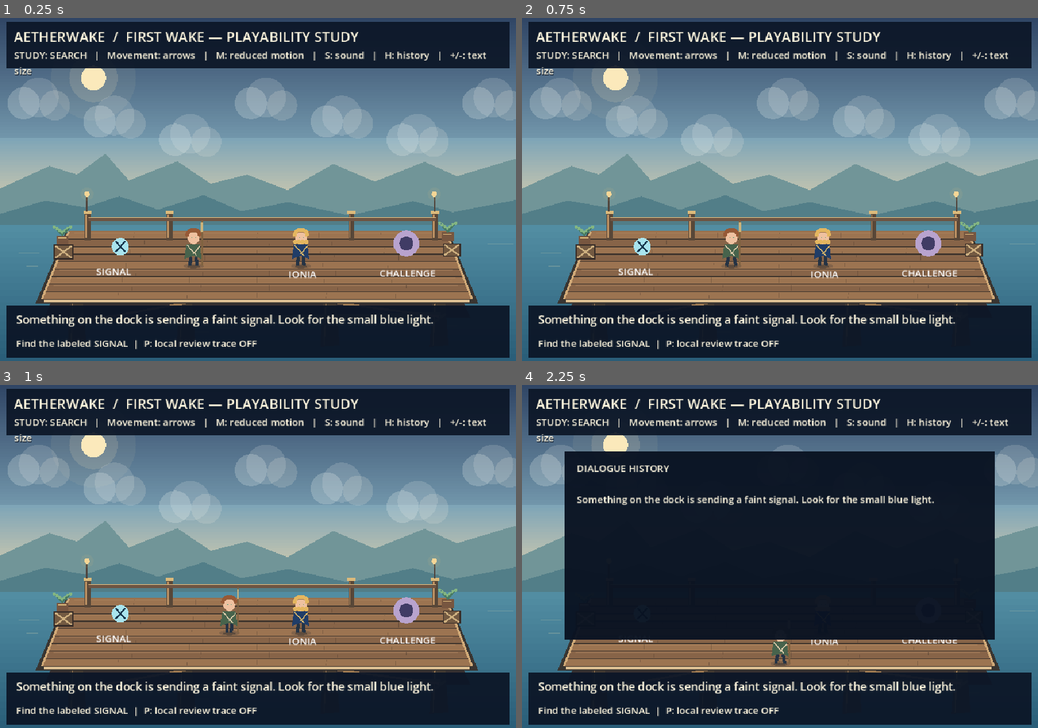
Above: before the commit, frames 1-4 (two rows, left to right).
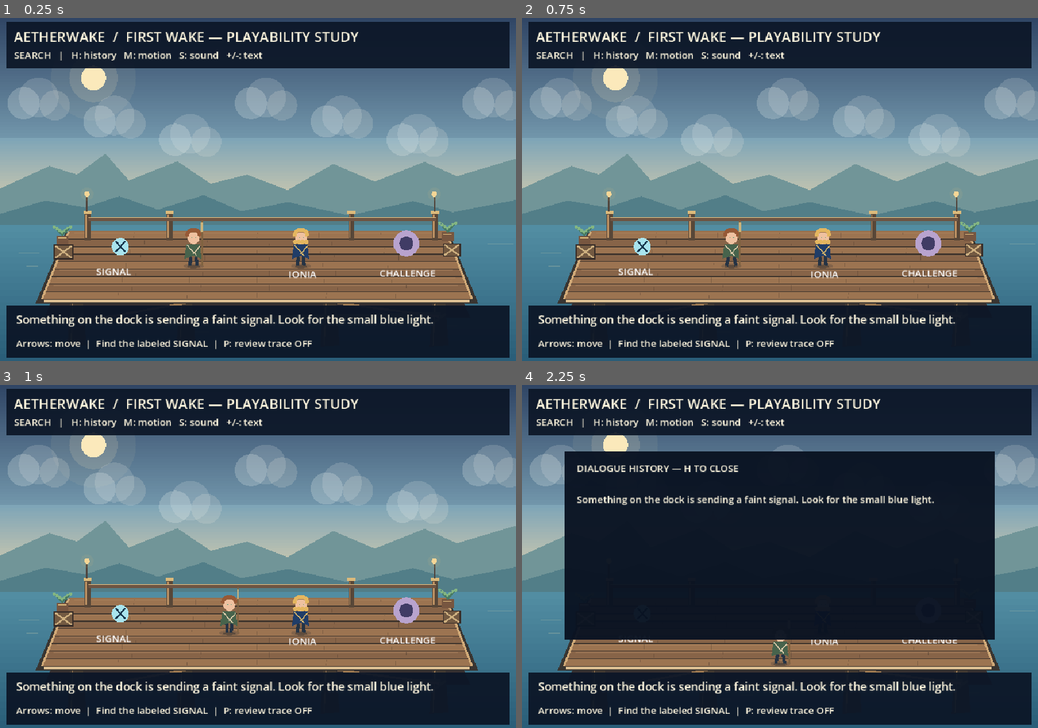
Above: after the commit, the same moments.

Repository: ndrorchestration/ToSailaStarrySky-jrpg
Game: Godot game, scene res://scenes/vertical_slice_review.tscn
Two runs of this game, one before a commit and one after it. Both use one fixed random seed, a clock stepped at 60 frames per second and the inputs below. This scene is started directly instead of the project's main scene.
Inputs:
- Up to frame 1 (0.25 s): no input
- Up to frame 2 (0.75 s): tap Enter at 0.5 s; hold Right (ui_right) from 0.53 s (still down); tap 1 (aetherwake_choice_primary) at 0.6 s
- Up to frame 3 (1 s): keep holding Right (ui_right)
- Up to frame 4 (2.25 s): release Right (ui_right) at 1.28 s; hold Down (ui_down) 1.28-2.03 s; tap 2 (aetherwake_choice_secondary) at 1.35 s; tap Space at 2 s; hold Right (ui_right) from 2.03 s (still down); tap H (aetherwake_history) at 2.1 s

The runs differ from the first frame. In frame 1, 1.9% of the frame differs, in the area x 2-95%, y 9-97%; in frame 2, 1.9%; in frame 3, 1.9%; in frame 4, 2.0%.

Commit message:
ux(godot): declutter persistent HUD and clarify history close action

Diff:
--- a/godot/scripts/vertical_slice_review.gd
+++ b/godot/scripts/vertical_slice_review.gd
@@ -332,7 +332,7 @@
     var primary := InputPolicy.primary_label(InputPolicy.CHOICE_PRIMARY)
     var secondary := InputPolicy.primary_label(InputPolicy.CHOICE_SECONDARY)
     var history_key := InputPolicy.primary_label(InputPolicy.HISTORY)
-    stage_label.text = "STUDY: " + stage.to_upper() + "   |   Movement: arrows   |   M: reduced motion   |   S: sound   |   " + history_key + ": history   |   +/-: text size"
+    stage_label.text = stage.to_upper() + "   |   " + history_key + ": history   M: motion   S: sound   +/-: text"
     story.text = _story_message
     if stage == "choose":
         hint.text = primary + ": Help the crew   |   " + secondary + ": Repair the beacon   |   Esc: later"
@@ -342,7 +342,7 @@
         var optional_prompt := context_prompt_text()
         hint.text = ("Prototype complete. " if optional_prompt.is_empty() else optional_prompt + "  |  ") + "No save or story canon."
     else:
-        hint.text = context_prompt_text() + "  |  P: local review trace %s" % ("ON" if trace_opt_in else "OFF")
+        hint.text = "Arrows: move  |  " + context_prompt_text() + "  |  P: review trace %s" % ("ON" if trace_opt_in else "OFF")
 
 func _set_story_message(message: String) -> void:
     _story_message = message
@@ -356,7 +356,7 @@
         if dialogue_history.size() > 8:
             dialogue_history.pop_front()
     if history_label != null:
-        history_label.text = "DIALOGUE HISTORY\n\n" + "\n\n".join(dialogue_history)
+        history_label.text = "DIALOGUE HISTORY — " + InputPolicy.primary_label(InputPolicy.HISTORY) + " TO CLOSE\n\n" + "\n\n".join(dialogue_history)
 
 func toggle_history() -> void:
     history_open = not history_open
